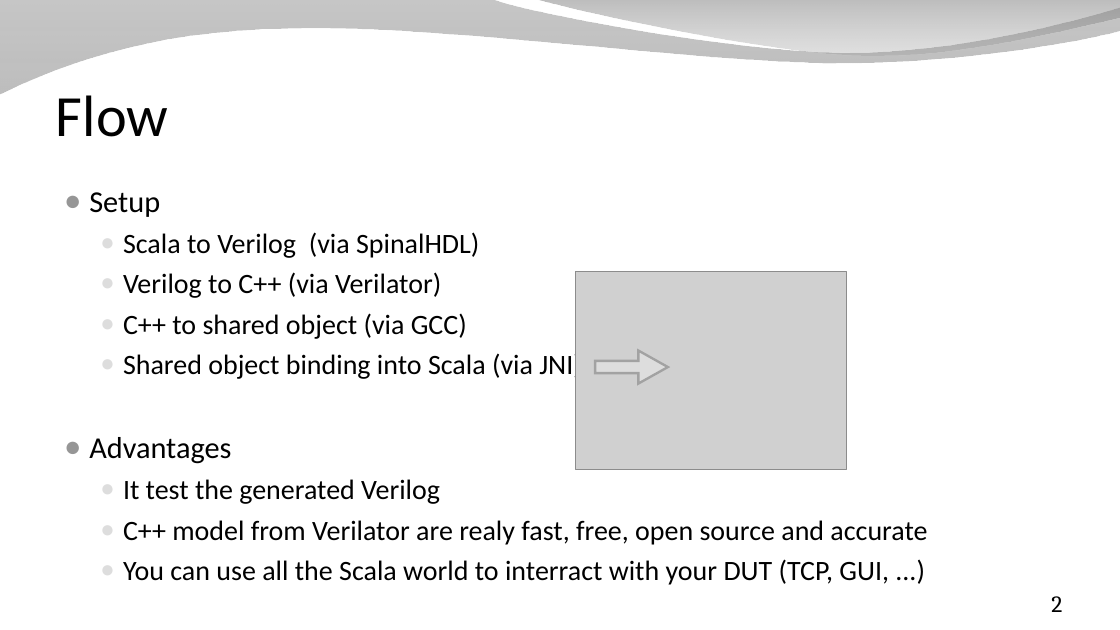
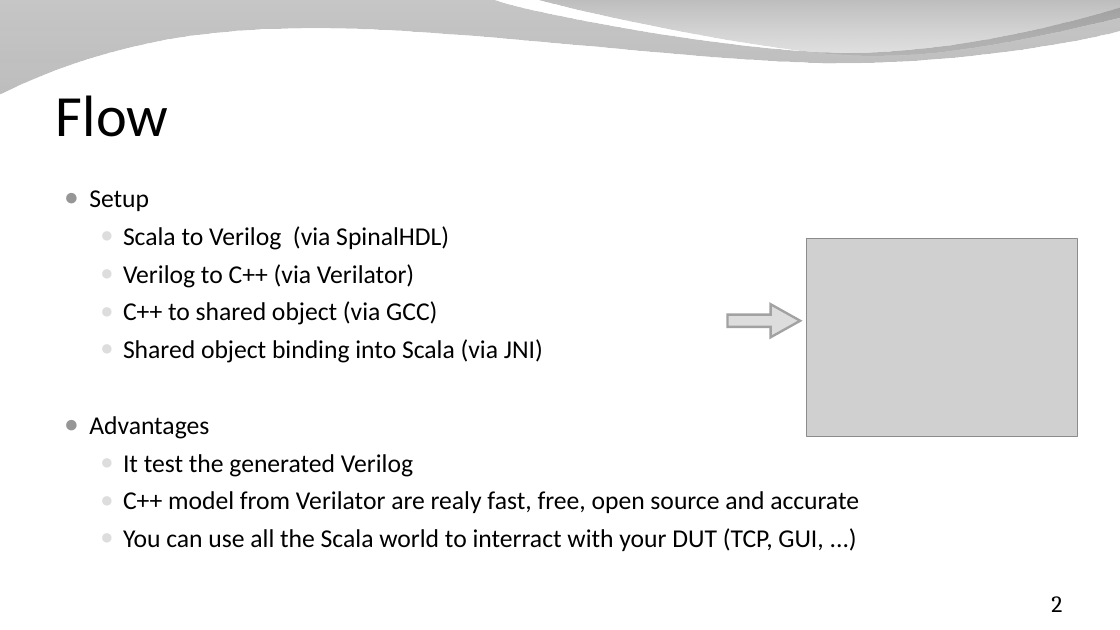
Before and after one commit to SpinalHDL/SpinalDoc, a slide deck: slide 2 of presentation/en/workshop/sim.odp. Drawn at 1120x630 pixels with LibreOffice and Linux fonts; fonts in the diff are those of the drawing; grey boxes stand for pictures; background and template pictures are left out. Boxes give left, top, right and bottom in pixels: in the first picture for what was removed or moved away, otherwise in the second. Text is boxed around its words. In the diff, an @@ line names an element or a change of style, - is before the commit and + after.

```diff
--- a/presentation/en/workshop/sim.odp
+++ b/presentation/en/workshop/sim.odp
@@ text "Setup" at (x1=89, y1=190, x2=859, y2=551): size 26 to 22 pt in "Setup", "Advantages"; size 24 to 22 pt @@
@@ picture moved from (x1=576, y1=271, x2=846, y2=469) to (x1=807, y1=238, x2=1077, y2=437) @@
@@ right arrow moved from (x1=595, y1=350, x2=668, y2=383) to (x1=727, y1=304, x2=800, y2=337) @@
```
Also in this commit, not shown: 5 other slides changed, 1 slide added, 11 other files.
